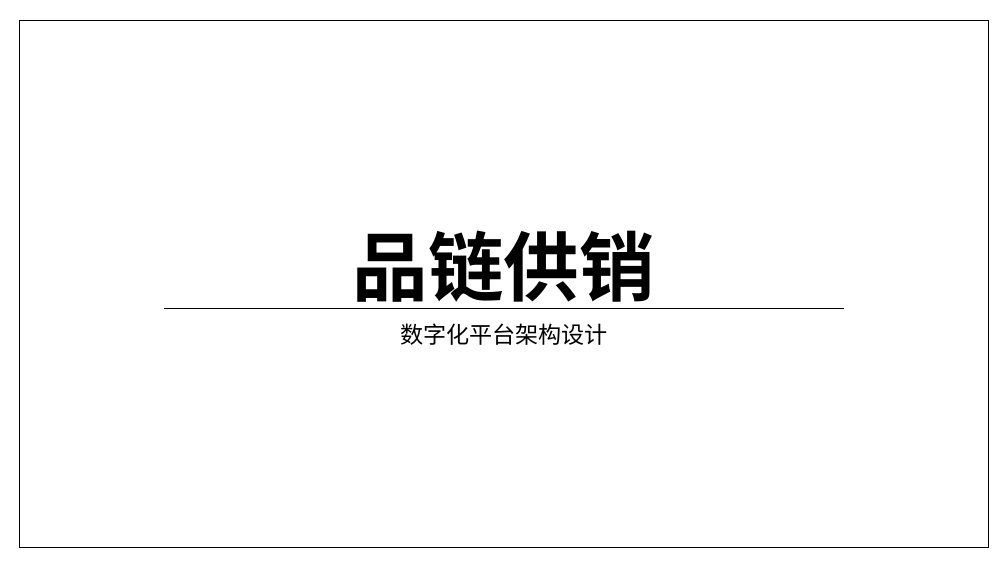
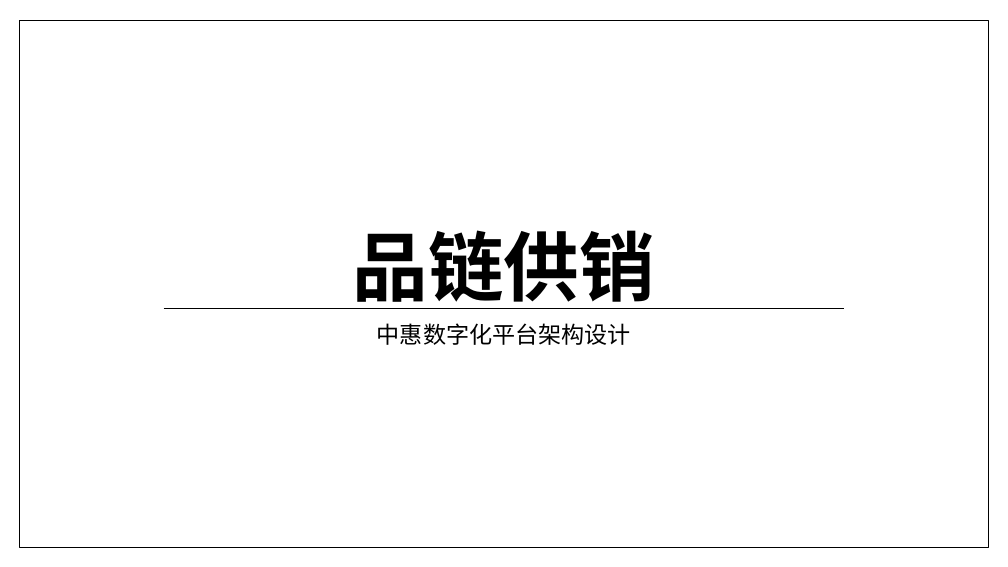
Before and after one commit to jzgi/chainsmart, a slide deck: slide 1 of Docs/品链供销.pptx. Drawn at 1008x567 pixels with LibreOffice and Linux fonts; fonts in the diff are those of the drawing. Boxes give left, top, right and bottom in pixels: in the first picture for what was removed or moved away, otherwise in the second. Text is boxed around its words. In the diff, an @@ line names an element or a change of style, - is before the commit and + after.

```diff
--- a/Docs/品链供销.pptx
+++ b/Docs/品链供销.pptx
@@ subtitle at bbox=[377, 323, 631, 345]: text changed @@
-数字化平台架构设计
+中惠数字化平台架构设计
```
Also in this commit, not shown: 1 slide added, 17 other files.
